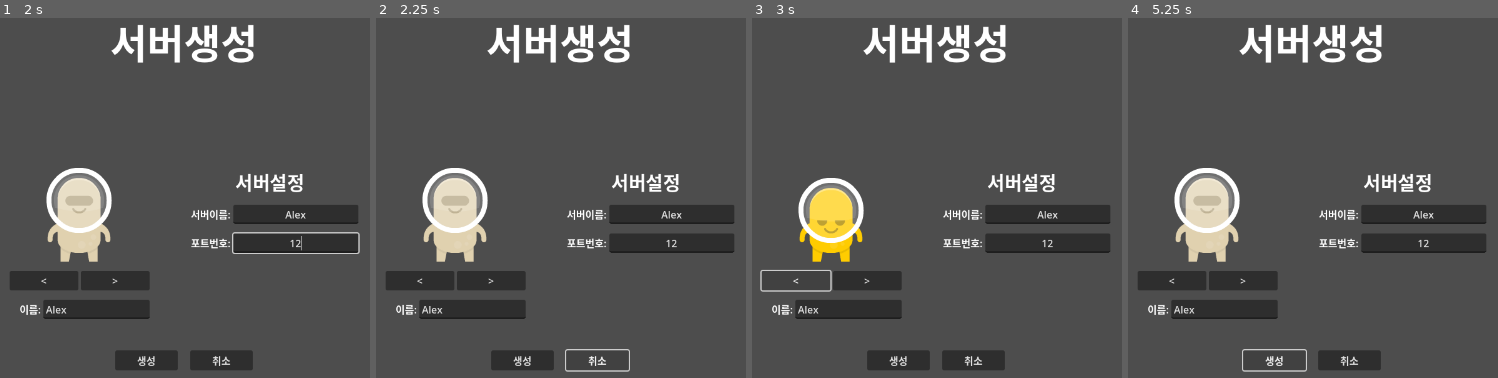
Above: before the commit, frames 1-4 (left to right).
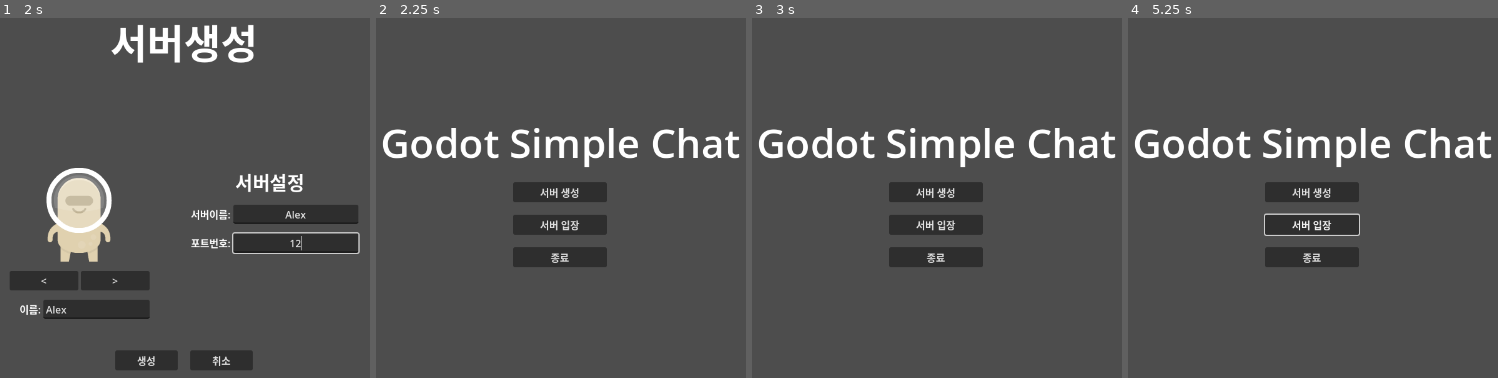
Above: after the commit, the same moments.

Repository: Ozymandias1/godot_simplechat
Game: Godot game, scene res://Scenes/MainMenu/MainMenu.tscn
Two runs of this game, one before a commit and one after it. Both use one fixed random seed, a clock stepped at 60 frames per second and the inputs below.
Inputs (mouse positions are in pixels of both pictures, inside the frame that each line leads up to):
- Up to frame 1 (2 s): click "서버 생성" at 0.5 s; click (96, 309) at 1.27 s; type "Alex" at 1.35 s; click (296, 212) at 1.5 s; type "Alex" at 1.58 s; click (296, 244) at 1.73 s; type "12" at 1.82 s
- Up to frame 2 (2.25 s): click "취소" at 2 s
- Up to frame 3 (3 s): click (796, 280) at 2.75 s, where only the run before the commit has a clickable "<"
- Up to frame 4 (5.25 s): click (1242, 280) at 3.5 s, where only the run before the commit has a clickable ">"; click (1313, 223) at 4.25 s, where only the run after the commit has a clickable "서버 입장"; click (1276, 360) at 5 s, where only the run before the commit has a clickable "생성"

Frame 1 is identical in both runs. In frame 2, 21% of the frame differs, in the area x 1-99%, y 1-99%; in frame 3, 21%; in frame 4, 22%.

Commit message:
서버 설정 씬 전환

Diff:
--- a/Scenes/CreateServer/CreateServer.tscn
+++ b/Scenes/CreateServer/CreateServer.tscn
@@ -1,5 +1,6 @@
-[gd_scene load_steps=4 format=3 uid="uid://csxwvepn0f0hc"]
+[gd_scene load_steps=5 format=3 uid="uid://csxwvepn0f0hc"]
 
+[ext_resource type="Script" path="res://Scripts/CreateServer/CreateServer.gd" id="1_et7g0"]
 [ext_resource type="PackedScene" uid="uid://dyjarmke2grtw" path="res://Scenes/PlayerSetup/PlayerSetup.tscn" id="1_yueid"]
 [ext_resource type="PackedScene" uid="uid://dyen46lnmt8xy" path="res://Scenes/ServerSetup/ServerSetup.tscn" id="2_7y8yn"]
 
@@ -13,6 +14,7 @@
 anchor_bottom = 1.0
 grow_horizontal = 2
 grow_vertical = 2
+script = ExtResource("1_et7g0")
 
 [node name="Container" type="VBoxContainer" parent="."]
 layout_mode = 1
@@ -57,3 +59,5 @@
 custom_minimum_size = Vector2(100, 0)
 layout_mode = 2
 text = "취소"
+
+[connection signal="pressed" from="Container/ButtonContainer/BtnCancel" to="." method="_on_btn_cancel_pressed"]
--- /dev/null
+++ b/Scripts/CreateServer/CreateServer.gd
@@ -0,0 +1,6 @@
+# CreateServer.gd 서버 설정 스크립트
+extends Control
+
+# 취소 버튼 클릭 시그널
+func _on_btn_cancel_pressed():
+	get_tree().change_scene_to_file("res://Scenes/MainMenu/MainMenu.tscn")
--- a/Scripts/MainMenu/MainMenu.gd
+++ b/Scripts/MainMenu/MainMenu.gd
@@ -1,3 +1,4 @@
+# MainMenu.gd 메인메뉴 화면 처리 스크립트
 extends Control
 
 # 서버 생성 버튼 클릭 시그널
--- a/Scripts/PlayerSetup/PlayerSetup.gd
+++ b/Scripts/PlayerSetup/PlayerSetup.gd
@@ -1,3 +1,4 @@
+# PlayerSetup.gd 플레이어 설정 스크립트
 extends Control
 
 @export var player_textures: Array[Texture] # 플레이어 이미지(인스펙터에서 설정)
